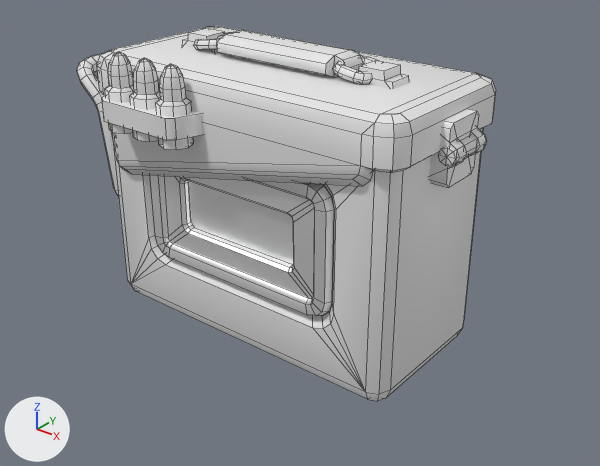
A saved change to the FBX model Objects/Mesh/AmmoContainer/obj_container_cannon_rockets.fbx.
The view is the same before and after, from a 50 mm lens placed at (0.0542, -0.0655, 0.0366), pointed at (0.0024, -0.0008, -0.0035). Every picture has the same lights, and +X, +Y and +Z are marked at lower left. Mesh edges are drawn as thin lines. Where no turn or scale is listed for an object, it has been applied to the vertices.

The first picture shows 'obj_container_bulletrounds_lp'.
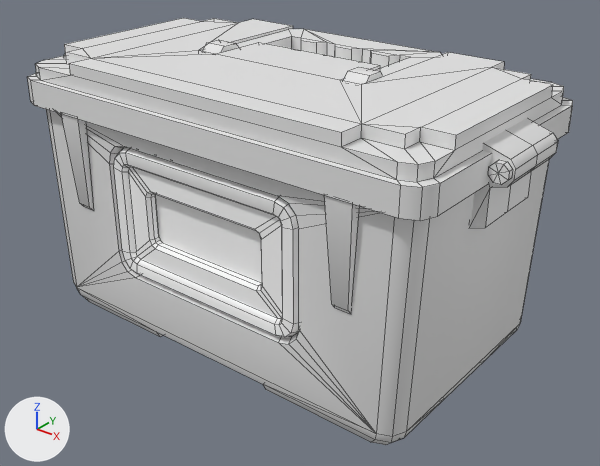
Pixel boxes [x1, y1, x2, y2] of what changed, in the pictures (600 x 466 px; the box of a moved part takes in the faces that stretch with it):
'obj_container_bulletrounds_lp', surface changed, reshaped (grey to white, 30% wider, 14% taller): before [77, 26, 496, 401]; after [27, 18, 573, 445]
part 1 of me_cube_009, moved or reshaped: before [150, 175, 334, 316]; after [114, 148, 299, 337]
part 2 of me_cube_009, moved or reshaped: before [189, 181, 294, 264]; after [156, 195, 262, 283]
part 3 of me_cube_009, rebuilt: before [112, 129, 483, 401]; after [27, 18, 573, 445]
part 4 of me_cube_009, deleted: before [102, 29, 487, 187]
part 5 of me_cube_009, moved or reshaped: before [77, 26, 496, 196]; after [36, 29, 558, 313]

Edits to the bpy script that builds the scene:
```text
Change mat_connectionpoint:
    mat_connectionpoint.metallic: 1.0 -> 0.0
Change mat_screen:
    mat_screen.metallic: 1.0 -> 0.0
Change me_cube_009:
    used by ob_obj_container_bulletrounds_lp; location = (0.0, 0.0, 0.0)
    remove me_cube_009.from_pydata(...)  # 1020 vertices, 969 faces; spans x -0.0262..0.0219, y -0.0133..0.01, z -0.015..0.0171
    add me_cube_009.from_pydata(...)  # 688 vertices, 643 faces; spans x -0.0284..0.028, y -0.015..0.015, z -0.015..0.0156
    me_cube_009 part 1: the loose piece of 96 vertices spanning x -0.0124..0.0124, y -0.0091..-0.0076, z -0.0076..0.0072 is moved by (0.0, -0.0048, 0.0)
    me_cube_009 part 2: the loose piece of 4 vertices spanning x -0.0077..0.0077, y -0.0076, z -0.0034..0.0029 is moved by (0.0, -0.0048, 0.0)
    me_cube_009 part 3: the loose piece of 104 vertices spanning x -0.0191..0.0191, y -0.0091..0.0091, z -0.015..0.0103 is rebuilt with 333 vertices and now spans x -0.0255..0.0258, y -0.015..0.015, z -0.015..0.015
    me_cube_009 part 4: 18 loose pieces with 592 vertices, spanning x -0.0225..0.0219, y -0.0133..0.0091, z -0.0076..0.0171, are deleted
    me_cube_009 part 5: 220 vertices removed from x -0.0262..0.02, y -0.01..0.01, z -0.0039..0.015; 251 vertices added at x -0.0284..0.028, y -0.0149..0.0149, z -0.0016..0.0156
```
